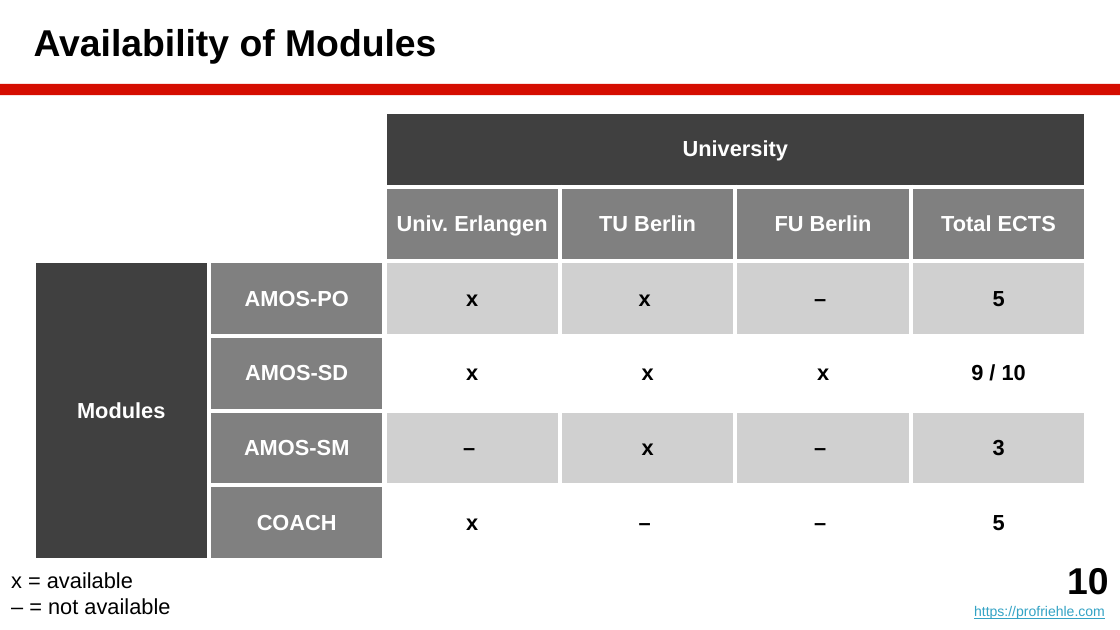
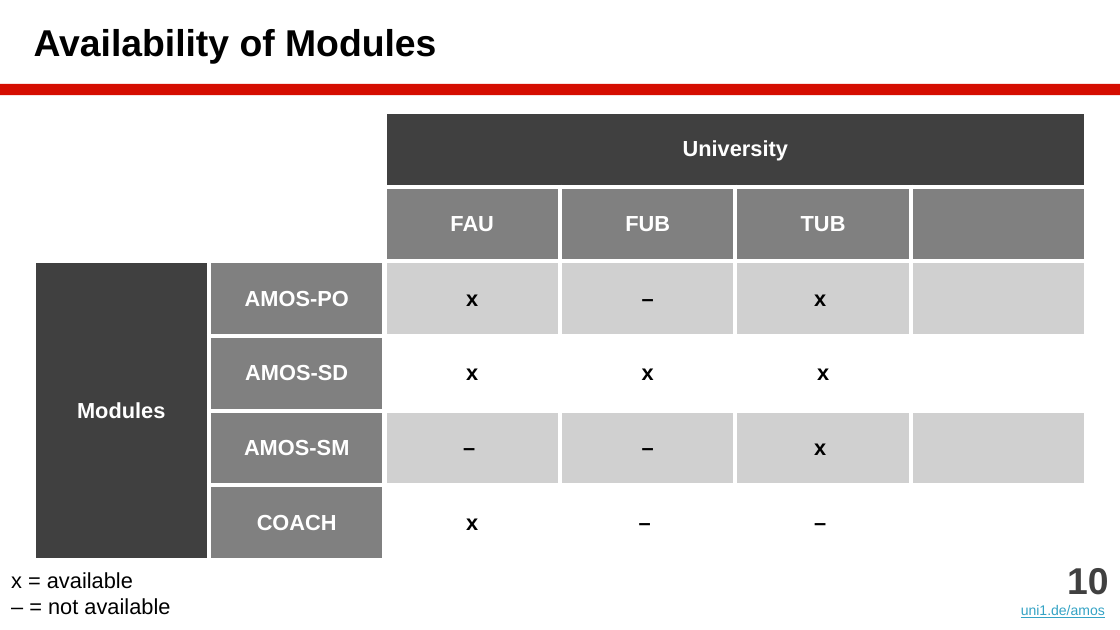
Before and after one commit to dirkriehle/amos-course, a slide deck: slide 10 of Lecture slides/AMOS A01 - Introduction.pptx. Drawn at 1120x630 pixels with LibreOffice and Linux fonts; fonts in the diff are those of the drawing. Boxes give left, top, right and bottom in pixels: in the first picture for what was removed or moved away, otherwise in the second. Text is boxed around its words. In the diff, an @@ line names an element or a change of style, - is before the commit and + after.

```diff
--- a/Lecture slides/AMOS A01 - Introduction.pptx
+++ b/Lecture slides/AMOS A01 - Introduction.pptx
@@ table at box(34, 112, 1089, 534) @@
-row 2:  |  | Univ. Erlangen | TU Berlin | FU Berlin | Total ECTS
+row 2:  |  | FAU | FUB | TUB | 
-row 3: Modules | AMOS-PO | x | x | – | 5
+row 3: Modules | AMOS-PO | x | – | x | 
-row 4, column 6: 9 / 10
+row 4, column 6: 
-row 5:  | AMOS-SM | – | x | – | 3
+row 5:  | AMOS-SM | – | – | x | 
-row 6, column 6: 5
+row 6, column 6: 
@@ text: place and size @@
-text at box(974, 568, 1108, 619)
+text at box(1021, 568, 1108, 618)
@@ text at box(1067, 568, 1108, 595): text colour #000000 to #404040 in "10" @@
@@ text at box(1021, 605, 1105, 618): text changed @@
-https://profriehle.com
+uni1.de/amos
```
Also in this commit, not shown: 24 other slides changed, 1 slide added, 1 slide removed, 15 other files.
